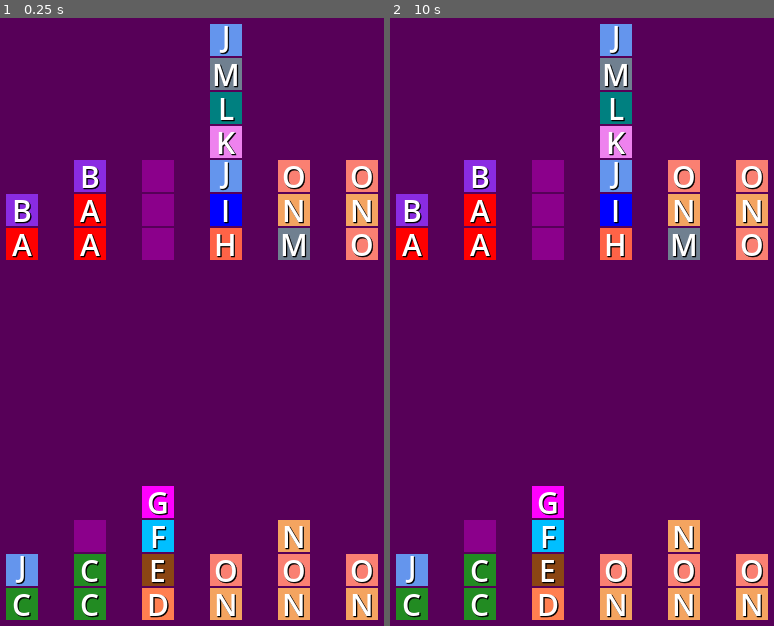
Above: before the commit, frames 1-2 (left to right).
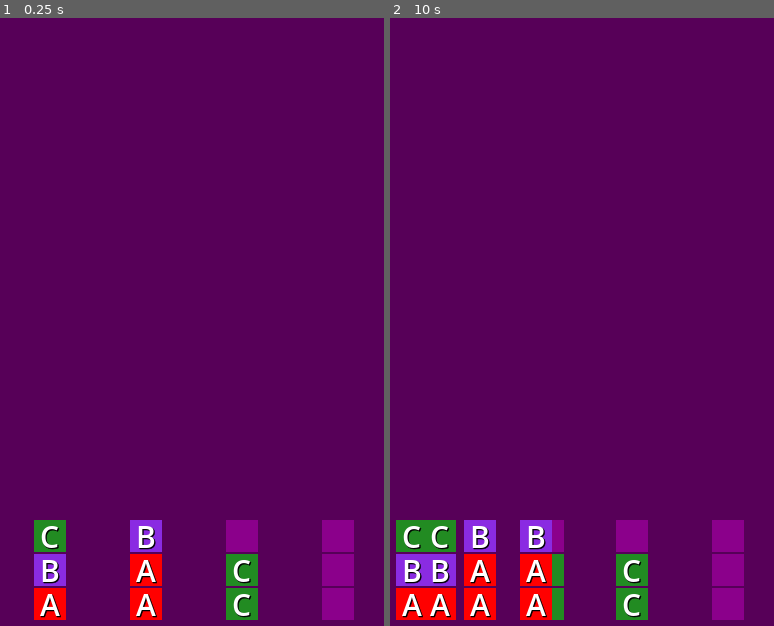
Above: after the commit, the same moments.

Repository: leguims/godot-color-sort-for-anna
Game: Godot game, scene res://Scenes/Plateau/plateau.tscn
Two runs of this game, one before a commit and one after it. Both use one fixed random seed, a clock stepped at 60 frames per second and the inputs below. This scene is started directly instead of the project's main scene.
Inputs:
- Up to frame 1 (0.25 s): no input
- Up to frame 2 (10 s): tap Enter at 0.5, 2, 3.5 s; tap Space at 1.25, 2.75, 4.25 s

The runs differ from the first frame. In frame 1, 20% of the frame differs, in the area x 1-99%, y 0-100%; in frame 2, 20%.

Commit message:
Effacement de plateau, piles et jetons.

Diff:
--- a/Scenes/Pile/pile.gd
+++ b/Scenes/Pile/pile.gd
@@ -1,4 +1,6 @@
 extends Node
+
+class_name Pile
 
 @export var jeton_scene: PackedScene
 var liste_jetons = []
@@ -57,3 +59,9 @@
 	if liste_jetons:
 		return (liste_jetons[0].hauteur() + 2) * len(liste_jetons)
 	return 0
+
+func effacer_la_pile() -> void:
+	for jeton in liste_jetons:
+		jeton.queue_free()
+	position = Vector2(0, 720)
+	liste_jetons.clear()
--- a/Scenes/Plateau/plateau.gd
+++ b/Scenes/Plateau/plateau.gd
@@ -1,4 +1,6 @@
 extends Node
+
+class_name Plateau
 
 @export var pile_scene: PackedScene
 var liste_piles = []
@@ -10,19 +12,19 @@
 		#creer_un_plateau( [ range(4), range(2,6), range(2,4) ] )
 		decoder_pile('AABC')
 		decoder_pile('ABCG')
-		var plateau #= decoder_plateau("ABC.AAB.CC .   ")
-		#creer_un_plateau(plateau)
+		var plateau = decoder_plateau("ABC.AAB.CC .   ")
+		creer_un_plateau(plateau)
 
 		# Sleep
-		#await get_tree().create_timer(10.0).timeout
-		#effacer_le_plateau()
+		await get_tree().create_timer(10.0).timeout
+		effacer_le_plateau()
 
-		#plateau = decoder_plateau("ABC.AAB.CC .   .EFG.MNOMNONONONONO")
-		#creer_un_plateau(plateau)
+		plateau = decoder_plateau("ABC.AAB.CC .   .EFG.MNOMNONONONONO")
+		creer_un_plateau(plateau)
 
 		# Sleep
-		#await get_tree().create_timer(10.0).timeout
-		#effacer_le_plateau()
+		await get_tree().create_timer(10.0).timeout
+		effacer_le_plateau()
 
 		plateau = decoder_plateau("AB.CJ.AAB.CC .   .DEFG.HIJKLMJ.NO.MNO.NON.ONO.NO")
 		creer_un_plateau(plateau)
@@ -113,4 +115,6 @@
 
 func effacer_le_plateau() -> void:
 	for pile in liste_piles:
+		pile.effacer_la_pile()
 		pile.queue_free()
+	liste_piles.clear()
